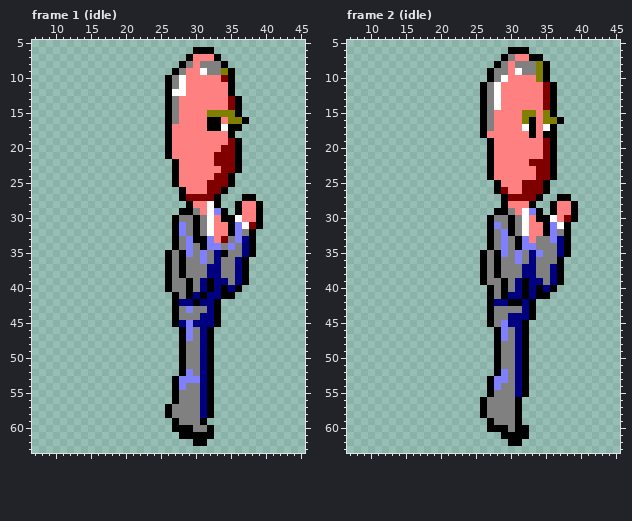
Pixel-art file: art/sprites/putin.aseprite. This is how it looked before the edit.
64x64 pixels, 48 frames. Shown: frame 1 (idle): x 7..45, y 5..63; frame 2 (idle): x 7..45, y 5..63. The commit also changed other frames, which this record leaves out.
And afterwards:
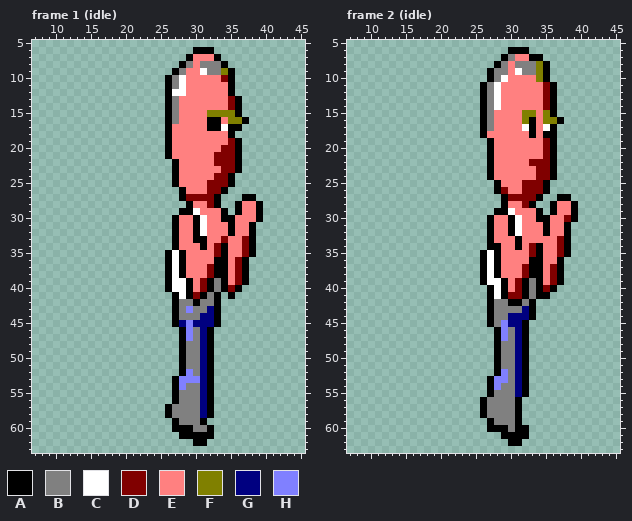
Palette (. is transparent): A #000000  B #808080  C #ffffff  D #800000  E #ff8080  F #808000  G #000080  H #8080ff
Difference:
Frame 1 (idle):
y 28: x 32 C -> D
y 29: x 30 B -> C; x 32..33 CH -> EE
y 30: x 28..29 BB -> EE; x 31..32 BC -> CE; x 36 C -> E
y 31: x 28..29 HB -> EE; x 31..32 BC -> CE; x 36..39 HCDA -> EEA.
y 32: x 28..29 HB -> EE; x 31..32 BC -> CE; x 36..37 HB -> EE
y 33: x 28..29 BH -> EE; x 32 H -> E; x 35..37 BHG -> EED
y 34: x 28..30 BHB -> EEE; x 32..37 HHBHBG -> EDAEED
y 35: x 27 B -> C; x 29..33 HBHBG -> EEEED; x 35..37 BBG -> EED
y 36: x 27 B -> C; x 29..36 BBHBGBBG -> EEEEAAED
y 37..38: x 27 B -> C; x 29..36 BBBGGBBG -> EEEDAAED
y 39: x 27..28 BB -> CC; x 30..31 BG -> ED; x 33..36 GGBG -> BAED
y 40: x 27..28 BB -> CC; x 30..31 BG -> ED; x 33 G -> B; x 35 G -> D
y 41: x 28 B -> C; x 30 G -> D; x 32..34 GGA -> BA.
y 42: x 28..29 GG -> BB; x 31..32 GG -> BB
Frame 2 (idle):
y 28: x 32 E -> D
y 29: x 30 B -> C; x 32..33 CH -> EE
y 30: x 28..29 BB -> EE; x 31..32 BC -> CE; x 36 C -> E
y 31: x 28..29 HB -> EE; x 31..32 BC -> CE; x 36..37 HC -> EE
y 32: x 28..29 BH -> EE; x 31..32 BC -> CE; x 36..37 HB -> EE
y 33: x 28..30 BHB -> EEE; x 32 H -> E; x 34..37 BBHG -> EEED
y 34: x 28..30 BHB -> AEE; x 32..37 HHBBBG -> EDAEED
y 35: x 27 B -> C; x 29..37 HBHBGHBBG -> EEEEDAEED
y 36: x 27 B -> C; x 29..36 BBHBGBBB -> EEEEAAEE
y 37..38: x 27 B -> C; x 29..36 BBBGGBBG -> EEEDAAED
y 39: x 27..28 BB -> CC; x 30..31 BG -> ED; x 33..36 GGBG -> BAED
y 40: x 28 B -> C; x 30..31 BG -> ED; x 33 G -> B; x 35 G -> D
y 41: x 28 B -> C; x 30..31 GG -> DD; x 33 G -> B
y 42: x 28..29 GG -> BB; x 32 G -> B
Changed places in both pictures, as pixel boxes (x1, y1, x2, y2):
changed: (172, 201, 263, 306)
changed: (487, 201, 564, 306)
